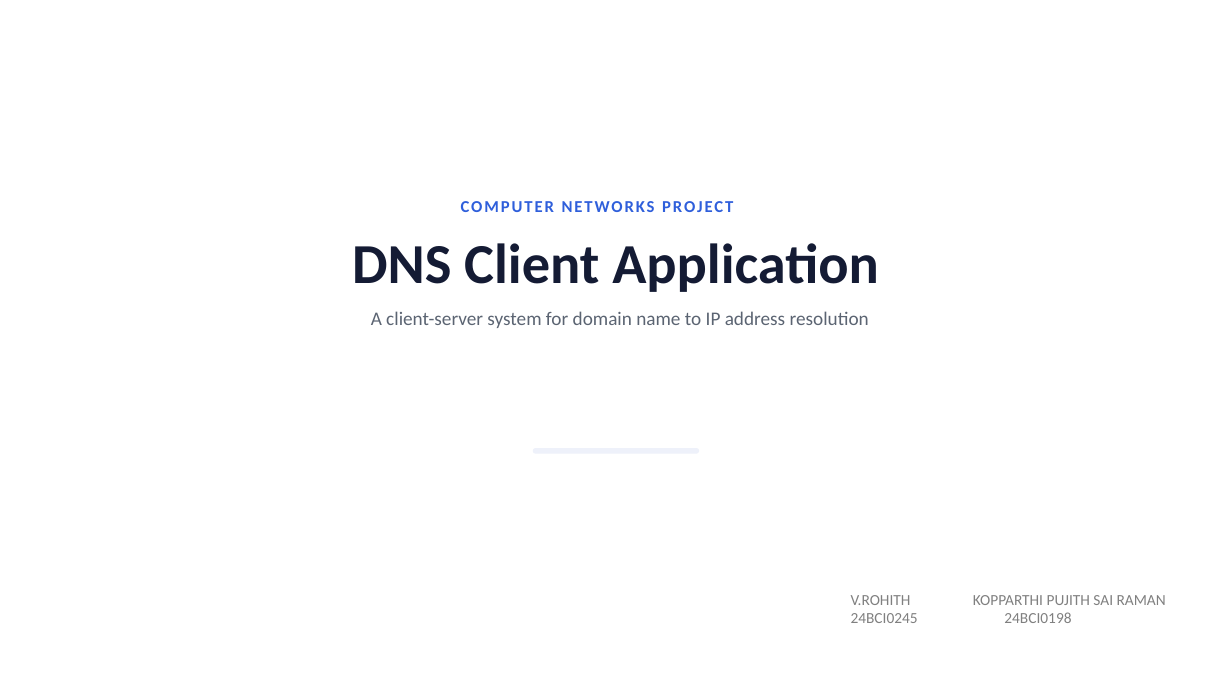
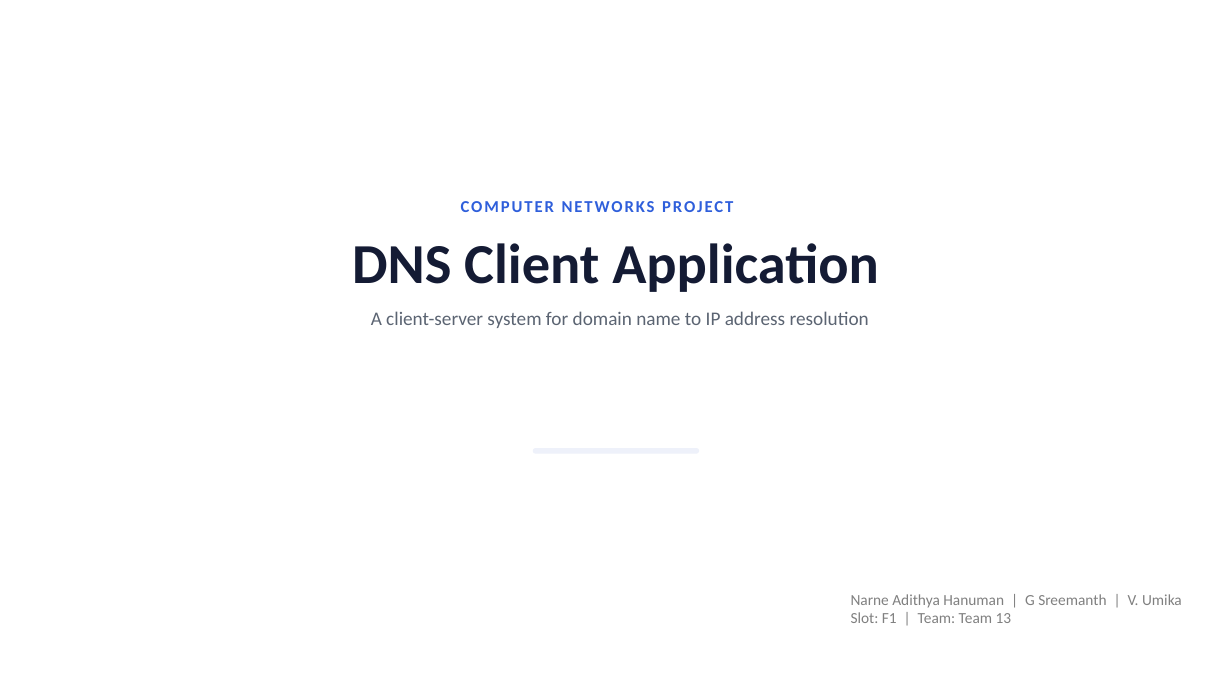
Before and after one commit to adithyahanuman/DNS-Client, a slide deck: slide 1 of docs/DNS Client Application.pptx. Drawn at 1232x693 pixels with LibreOffice and Linux fonts; fonts in the diff are those of the drawing. Boxes give left, top, right and bottom in pixels: in the first picture for what was removed or moved away, otherwise in the second. Text is boxed around its words. In the diff, an @@ line names an element or a change of style, - is before the commit and + after.

Commit message:
docs: update team members in Report and Presentation (Narne Adithya Hanuman, G Sreemanth, V. Umika)

```diff
--- a/docs/DNS Client Application.pptx
+++ b/docs/DNS Client Application.pptx
@@ text at (x1=851, y1=594, x2=1182, y2=623): text changed @@
-V.ROHITH KOPPARTHI PUJITH SAI RAMAN
-24BCI0245 24BCI0198
+Narne Adithya Hanuman | G Sreemanth | V. Umika
+Slot: F1 | Team: Team 13
```
Also in this commit, not shown: 2 other files.
